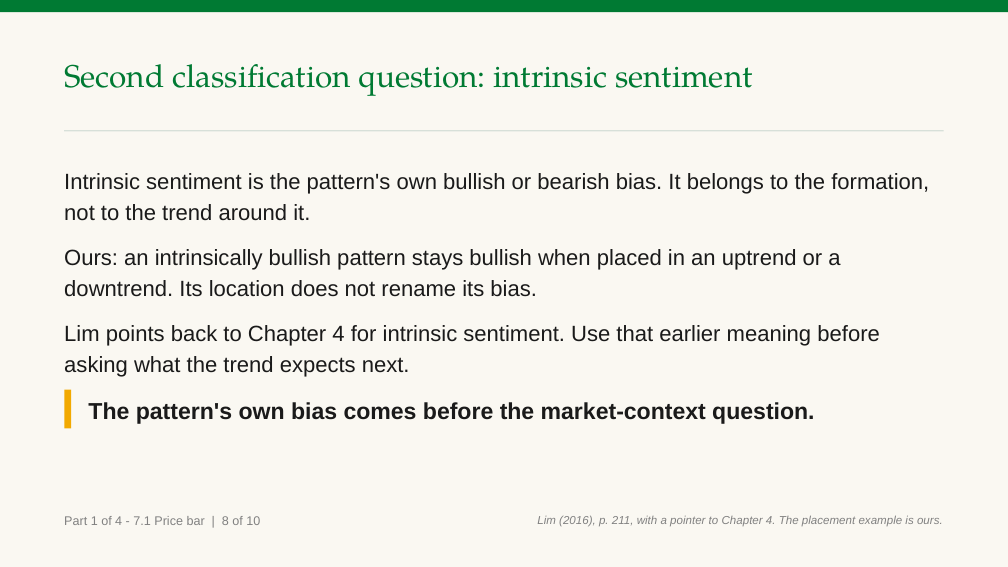
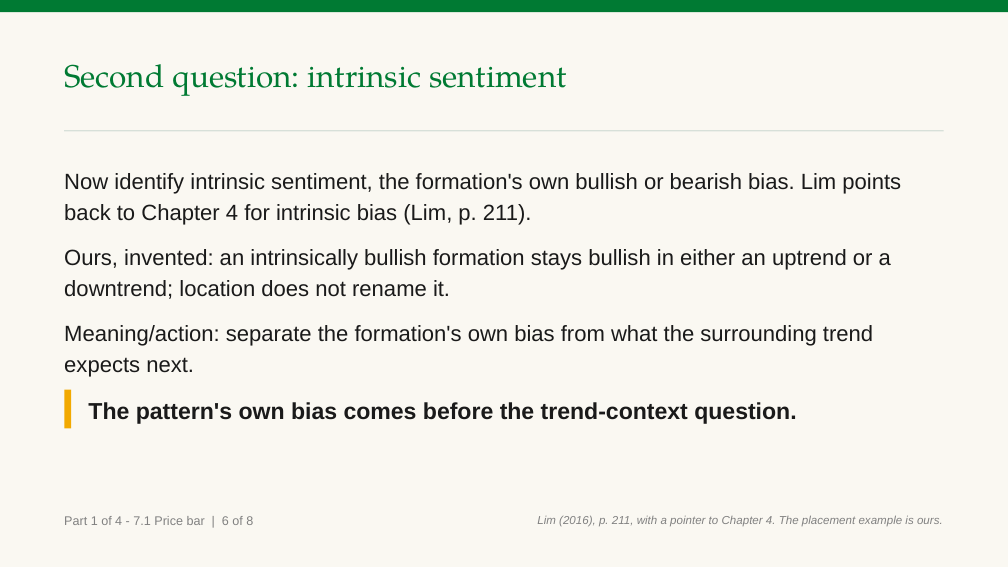
Before and after one commit to benjiesotelo-sudo/Telos_FIN1209, a slide deck: slide 9 of chapter-07/FIN1209-Chapter-07.pptx (slide 12 before the commit). Drawn at 1008x567 pixels with LibreOffice and Linux fonts; fonts in the diff are those of the drawing. Boxes give left, top, right and bottom in pixels: in the first picture for what was removed or moved away, otherwise in the second. Text is boxed around its words. In the diff, an @@ line names an element or a change of style, - is before the commit and + after.

Commit message:
Fix Chapter 7 Part 1 reader findings

```diff
--- a/chapter-07/FIN1209-Chapter-07.pptx
+++ b/chapter-07/FIN1209-Chapter-07.pptx
@@ text at bbox=[64, 64, 567, 96]: text changed @@
-Second classification question: intrinsic sentiment
+Second question: intrinsic sentiment
@@ text at bbox=[64, 173, 901, 377]: text changed @@
-Intrinsic sentiment is the pattern's own bullish or bearish bias. It belongs to the formation, not to the trend around it.
-Ours: an intrinsically bullish pattern stays bullish when placed in an uptrend or a downtrend. Its location does not rename its bias.
-Lim points back to Chapter 4 for intrinsic sentiment. Use that earlier meaning before asking what the trend expects next.
+Now identify intrinsic sentiment, the formation's own bullish or bearish bias. Lim points back to Chapter 4 for intrinsic bias (Lim, p. 211).
+Ours, invented: an intrinsically bullish formation stays bullish in either an uptrend or a downtrend; location does not rename it.
+Meaning/action: separate the formation's own bias from what the surrounding trend expects next.
@@ text at bbox=[88, 402, 796, 424]: text changed @@
-The pattern's own bias comes before the market-context question.
+The pattern's own bias comes before the trend-context question.
@@ text at bbox=[64, 516, 253, 525]: text changed @@
-Part 1 of 4 - 7.1 Price bar | 8 of 10
+Part 1 of 4 - 7.1 Price bar | 6 of 8
```
Also in this commit, not shown: 14 other slides changed, 7 slides added, 9 slides removed, 1 other file.
